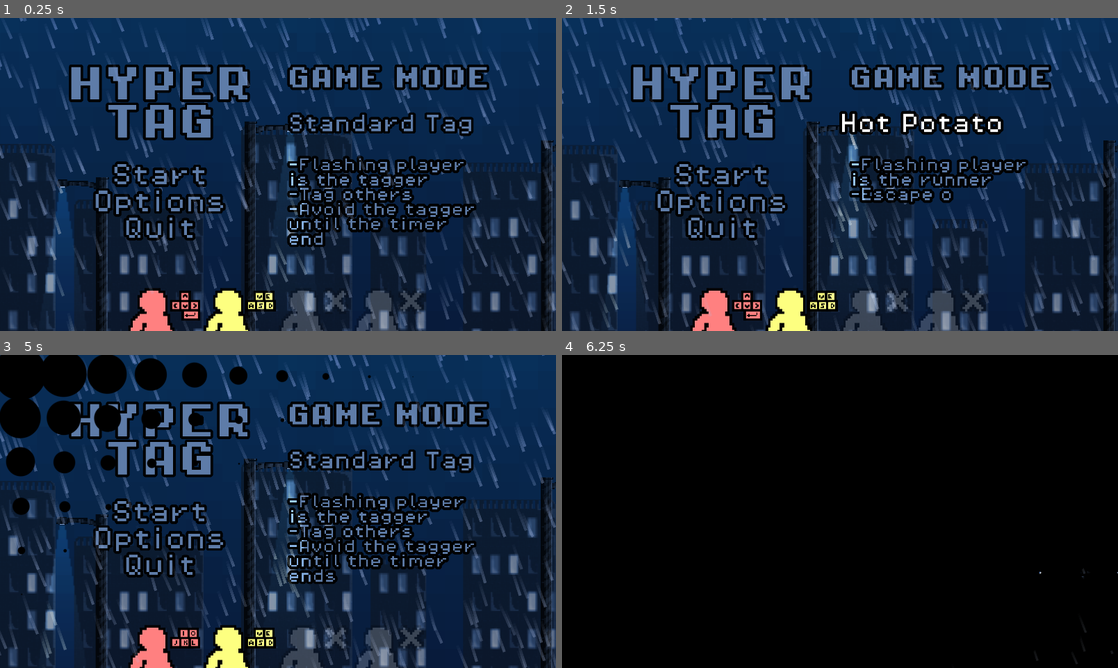
Above: before the commit, frames 1-4 (two rows, left to right).
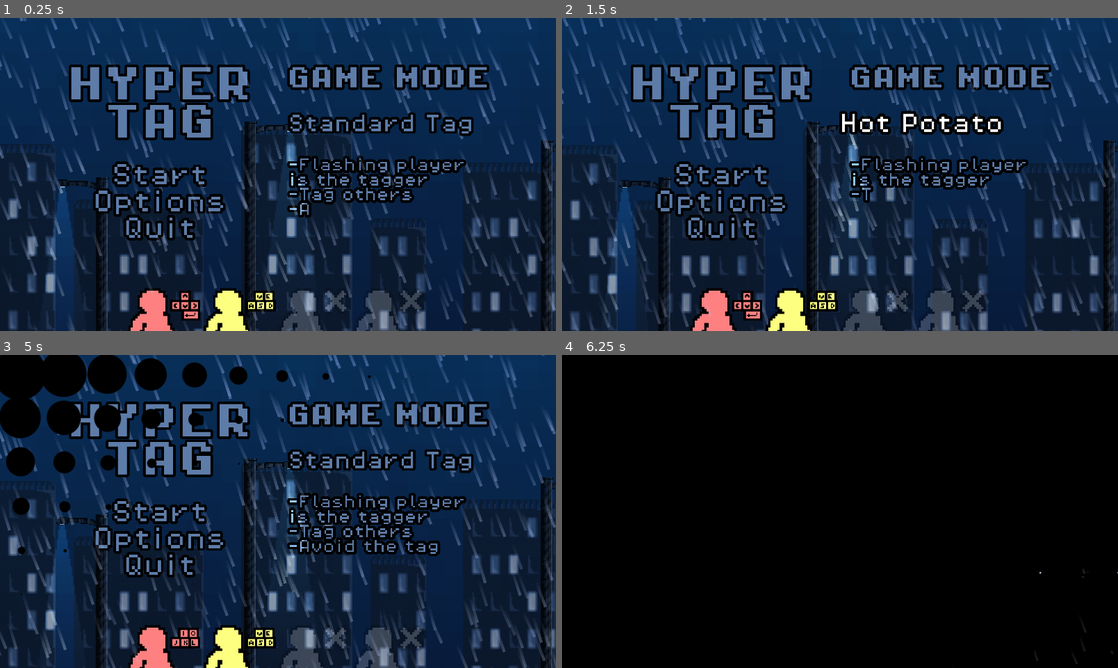
Above: after the commit, the same moments.

Repository: Lipsum27/HyperTag
Game: Godot game, scene res://Scenes/main_menu.tscn
Two runs of this game, one before a commit and one after it. Both use one fixed random seed, a clock stepped at 60 frames per second and the inputs below.
Inputs (mouse positions are in pixels of both pictures, inside the frame that each line leads up to):
- Up to frame 1 (0.25 s): no input
- Up to frame 2 (1.5 s): click "Standard Tag" at 0.5 s; click "Reverse Tag" at 1.25 s
- Up to frame 3 (5 s): click "Hot Potato" at 2 s; click (166, 636) at 2.77 s; click "Start" at 3.5 s; click "Back" at 4.25 s
- Up to frame 4 (6.25 s): click "Start" at 5 s; click "Play" at 5.75 s

The runs differ from the first frame. In frame 1, 2.5% of the frame differs, in the area x 51-86%, y 58-74%; in frame 2, 0.8%; in frame 3, 1.7%; in frame 4, nothing differs.

Commit message:
less fucky typewriter effect

Diff:
--- a/Scripts/main_menu.gd
+++ b/Scripts/main_menu.gd
@@ -2,9 +2,8 @@
 
 const settingsScene = preload("res://Scenes/settings.tscn")
 @onready var gameModeDescription = $"UI/VBoxContainer/Interface/Game Mode/ScrollContainer/GameModeDescription"
-var typewriterBreak:bool
-var typewriterTickLength = 10
-var typewriterTickTime = 0.025
+var typewriterTickLength = 3
+var goalCharacters:int = 0
 
 func _ready():
 	if OS.has_feature("web"):
@@ -16,9 +15,8 @@
 func _process(_delta: float) -> void:
 	get_node("UI").visible = !globalScript.settingsVisible
 	get_node("UI/VBoxContainer/Interface/Game Mode/GameMode").text =  globalScript.gameModes[globalScript.currentGameMode]
-	if typewriterBreak == true:
-		await get_tree().create_timer(typewriterTickTime).timeout
-		typewriterBreak = false
+	if gameModeDescription.visible_characters != goalCharacters:
+		gameModeDescription.visible_characters += typewriterTickLength
 
 func set_playerCount():
 	if globalScript.playerInputs[1] == 0:
@@ -48,7 +46,6 @@
 	add_child(settingsMenu)
 
 func _on_game_mode_pressed() -> void:
-	typewriterBreak = true
 	if globalScript.currentGameMode != globalScript.gameModes.size() - 1:
 		globalScript.currentGameMode += 1
 	else:
@@ -56,12 +53,7 @@
 	typewriter_effect()
 
 func typewriter_effect():
-	while gameModeDescription.visible_characters > 0:
-		if gameModeDescription.visible_characters > typewriterTickLength:
-			gameModeDescription.visible_characters -= typewriterTickLength
-		else:
-			gameModeDescription.visible_characters = 0
-		await get_tree().create_timer(typewriterTickTime).timeout
+	gameModeDescription.visible_characters = 0
 	match globalScript.currentGameMode:
 		0:
 			gameModeDescription.set_text("-Flashing player is the tagger\n-Tag others\n-Avoid the tagger until the timer ends")
@@ -69,15 +61,4 @@
 			gameModeDescription.set_text("-Flashing player is the runner\n-Escape other players until the timer ends\n-Winner gets double points")
 		2:
 			gameModeDescription.set_text("-Flashing player is the tagger\n-Tag others\n-Shorter timer\n-Timer resets on tag\n-Avoid the tagger until the timer ends")
-
-	var totalLength:int = gameModeDescription.text.length()
-
-	@warning_ignore("integer_division")
-	for i in range(1 + int(totalLength/typewriterTickLength)):
-		if gameModeDescription.visible_characters+typewriterTickLength > totalLength:
-			gameModeDescription.visible_characters = totalLength
-		else:
-			gameModeDescription.visible_characters += typewriterTickLength
-		if typewriterBreak:
-			break
-		await get_tree().create_timer(typewriterTickTime).timeout
+	goalCharacters = gameModeDescription.text.length()
Binary file changed: Assets/Sprites/Menu_Controlls_6.png
